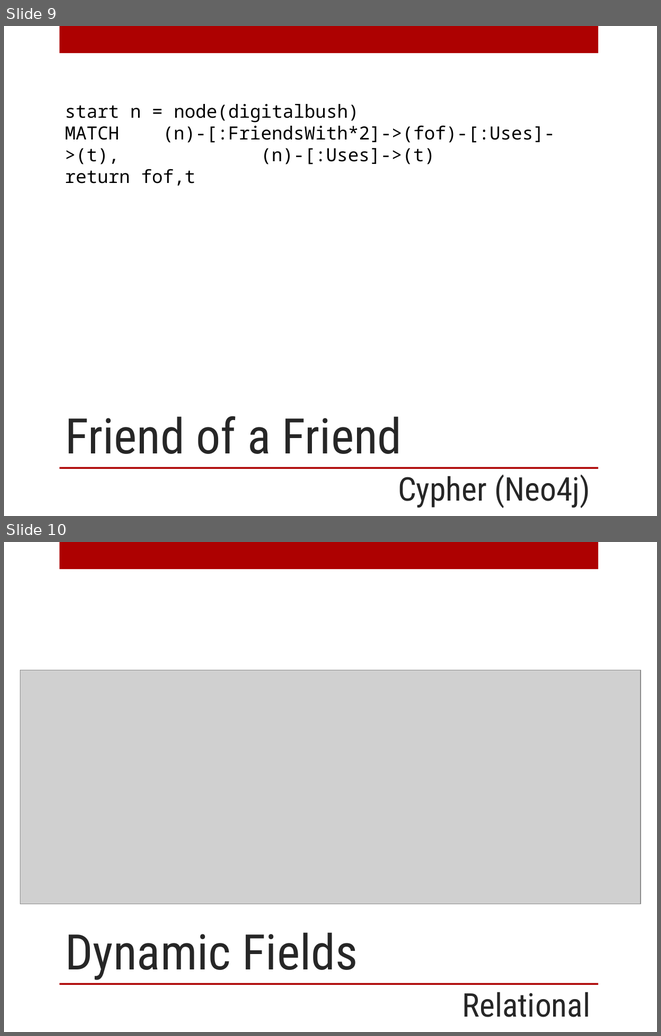
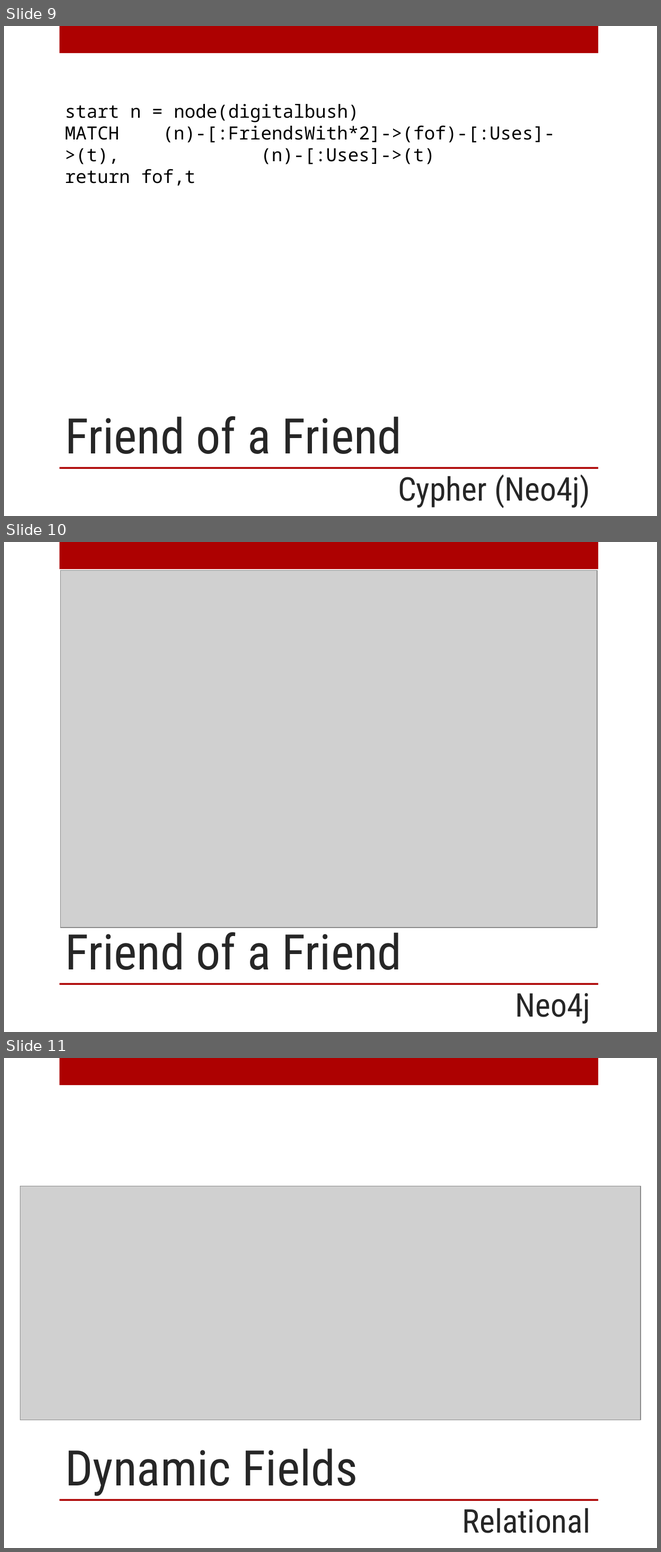
Before and after one commit to digitalBush/nosql-smackdown-talk, a slide deck: nosql-smackdown.pptx. Shown one above the other, each under a label of ours: slides 9 and 10 before the commit, slides 9, 10 and 11 after it. The pictures are 661x1036 and 661x1552 pixels, drawn with LibreOffice and Linux fonts; fonts in the diff are those of the drawing; grey boxes stand for pictures. Boxes give left, top, right and bottom in pixels: in the first picture for what was removed or moved away, otherwise in the second. Text is boxed around its words. In the diff, an @@ line names an element or a change of style, - is before the commit and + after.

Commit message:
Adding slide showing neo4j output

```diff
--- a/nosql-smackdown.pptx
+++ b/nosql-smackdown.pptx
@@ slide 10 added at [4,542,657,1032], background #FFFFFF; not listed: 2 template elements that a slide beside it also shows @@
@@ picture added at [61,570,598,927] @@
@@ title added at [65,925,402,970], 54 pt, text #262626 @@
+Friend of a Friend
@@ text added at [515,992,591,1023], 36 pt, text #262626 @@
+Neo4j
@@ what was slide 10 is now slide 11 @@
```
